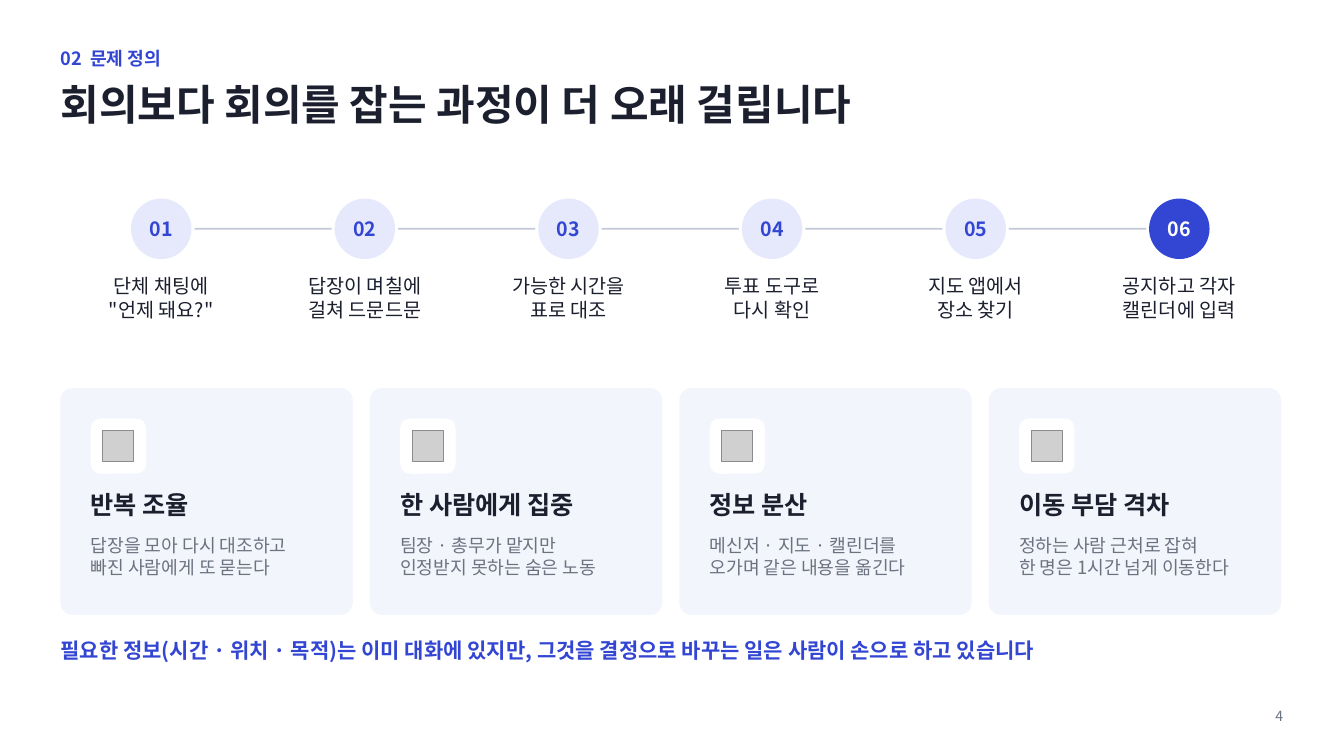
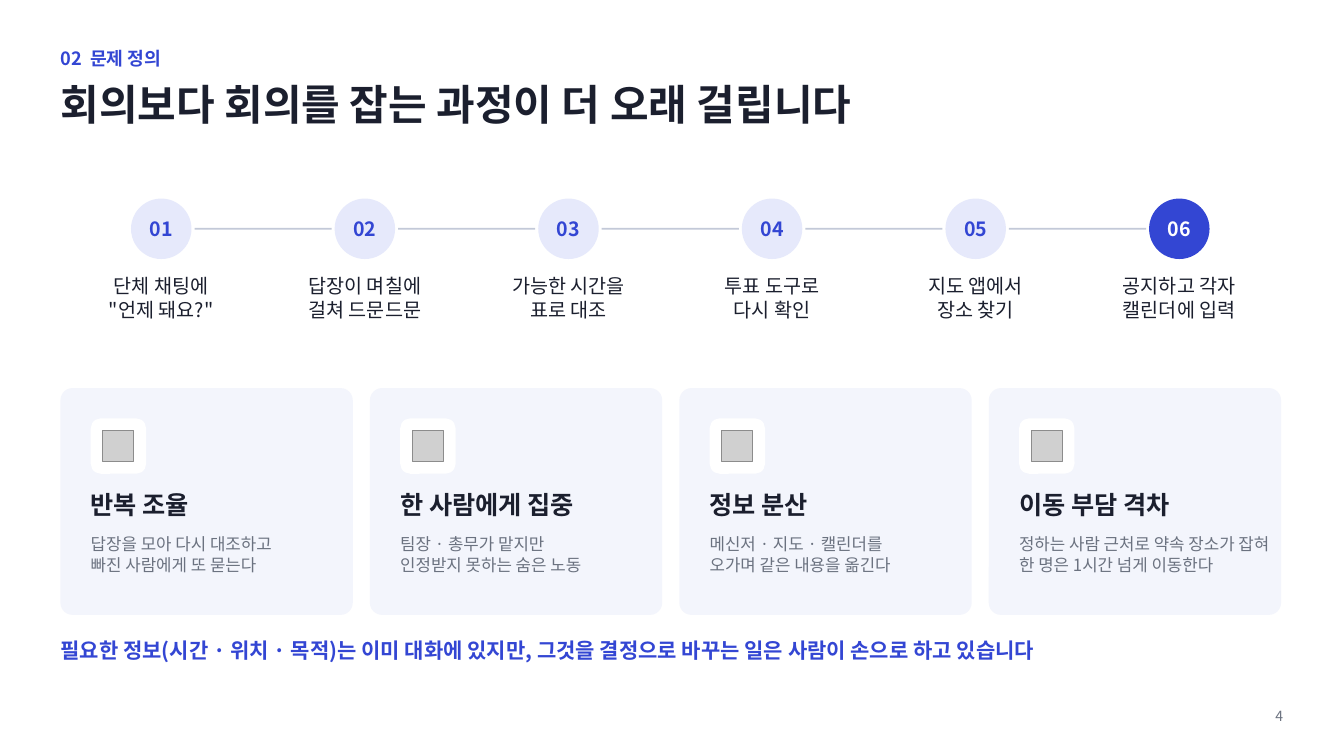
Before and after one commit to kccprogramming/syncle-web, a slide deck: slide 4 of docs/presentation/Syncle_발표.pptx. Drawn at 1344x756 pixels with LibreOffice and Linux fonts; fonts in the diff are those of the drawing; grey boxes stand for pictures. Boxes give left, top, right and bottom in pixels: in the first picture for what was removed or moved away, otherwise in the second. Text is boxed around its words. In the diff, an @@ line names an element or a change of style, - is before the commit and + after.

```diff
--- a/docs/presentation/Syncle_발표.pptx
+++ b/docs/presentation/Syncle_발표.pptx
@@ size 13 to 12 pt in 3 elements at (91,536,272,573), (400,536,581,572), (710,536,890,573) @@
@@ text at (1019,536,1269,552): text changed; size 13 to 12 pt @@
-정하는 사람 근처로 잡혀
+정하는 사람 근처로 약속 장소가 잡혀
@@ text at (1019,557,1214,573): size 13 to 12 pt in "한 명은 1시간 넘게 이동한다" @@
```
Also in this commit, not shown: 2 other slides changed, 10 other files.
